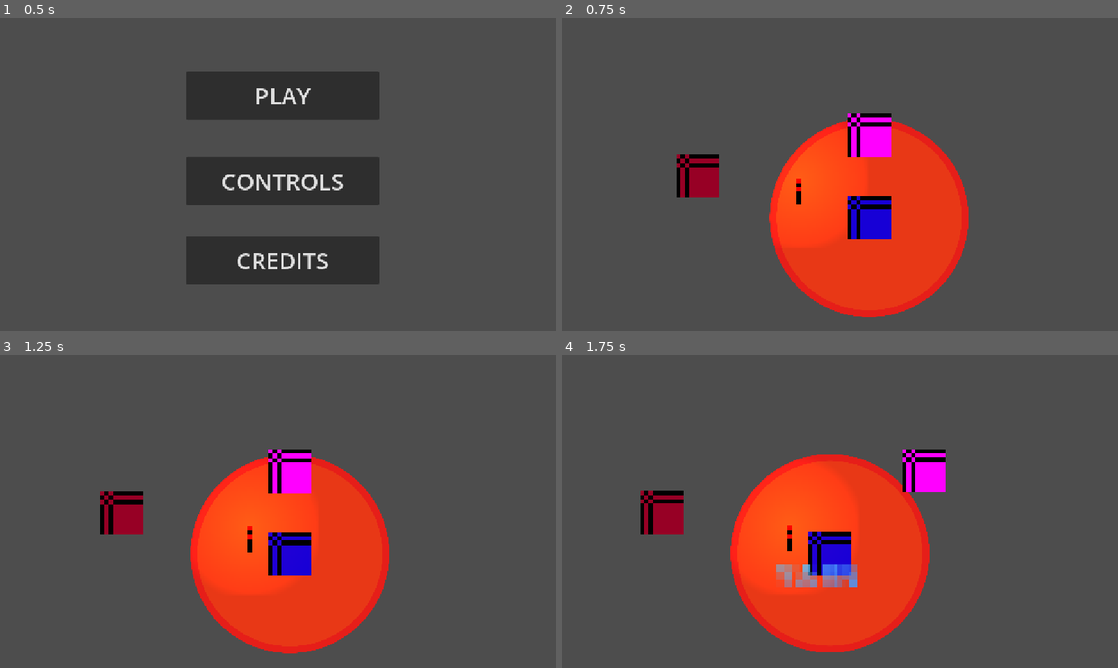
Above: before the commit, frames 1-4 (two rows, left to right).
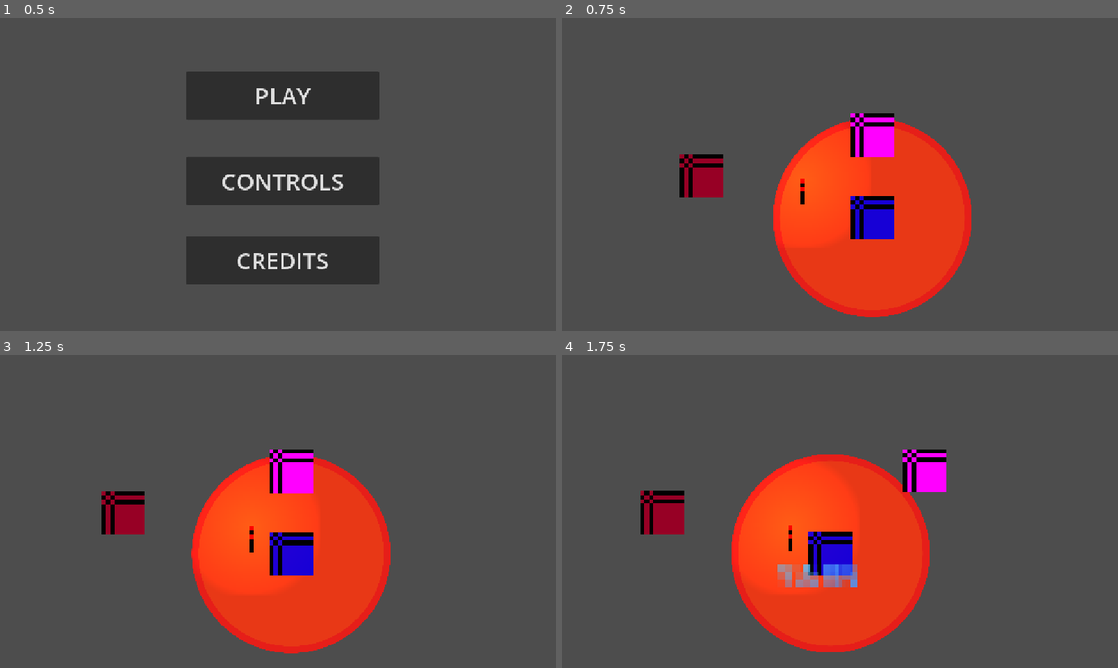
Above: after the commit, the same moments.

Repository: anqilique/GDGJam2-2025
Game: Godot game, scene res://Scenes/start_menu.tscn
Two runs of this game, one before a commit and one after it. Both use one fixed random seed, a clock stepped at 60 frames per second and the inputs below.
Inputs (mouse positions are in pixels of both pictures, inside the frame that each line leads up to):
- Up to frame 1 (0.5 s): no input
- Up to frame 2 (0.75 s): click "PLAY" at 0.5 s
- Up to frame 3 (1.25 s): no input
- Up to frame 4 (1.75 s): move the mouse to (962, 495) at 1.27 s; hold D (fire_cat_move_right) from 1.28 s (still down); click (962, 495) at 1.35 s

Frame 1 is identical in both runs. In frame 2, 2.8% of the frame differs, in the area x 20-74%, y 30-96%; in frame 3, 1.1%; in frame 4, 0.5%.

Commit message:
added arrows that track players off screen

Diff:
--- /dev/null
+++ b/Scenes/camera_2d.tscn
@@ -0,0 +1,7 @@
+[gd_scene load_steps=2 format=3 uid="uid://bac2xxb4dppcq"]
+
+[ext_resource type="Script" uid="uid://cha0dey3px8f1" path="res://Scripts/CameraController.gd" id="1_omgnx"]
+
+[node name="Camera2D" type="Camera2D"]
+zoom = Vector2(9, 9)
+script = ExtResource("1_omgnx")
--- a/Scenes/fire_cat.tscn
+++ b/Scenes/fire_cat.tscn
@@ -8,6 +8,7 @@
 [ext_resource type="Script" uid="uid://dmayw70bw8ny8" path="res://Scripts/FireCat/States/FCatIdle.gd" id="4_d1awe"]
 [ext_resource type="Script" uid="uid://da353sbg6mp5a" path="res://Scripts/FireCat/States/FCatDeath.gd" id="5_4fkeu"]
 [ext_resource type="Script" uid="uid://b77q21jp2dn0r" path="res://Scripts/FireCat/States/FCatHit.gd" id="6_05lf0"]
+[ext_resource type="Script" uid="uid://72bfxl1rtp3" path="res://Scripts/ChangeFireCatGlobal.gd" id="9_esvvl"]
 
 [sub_resource type="PlaceholderTexture2D" id="PlaceholderTexture2D_8gbba"]
 size = Vector2(10, 10)
@@ -58,3 +59,10 @@
 [node name="FCatHit" type="Node" parent="StateMachine"]
 script = ExtResource("6_05lf0")
 metadata/_custom_type_script = "uid://b77q21jp2dn0r"
+
+[node name="VisibleOnScreenNotifier2D" type="VisibleOnScreenNotifier2D" parent="."]
+rect = Rect2(-5, -5, 10, 10)
+script = ExtResource("9_esvvl")
+
+[connection signal="screen_entered" from="VisibleOnScreenNotifier2D" to="VisibleOnScreenNotifier2D" method="_on_screen_entered"]
+[connection signal="screen_exited" from="VisibleOnScreenNotifier2D" to="VisibleOnScreenNotifier2D" method="_on_screen_exited"]
--- a/Scenes/main.tscn
+++ b/Scenes/main.tscn
@@ -1,10 +1,13 @@
-[gd_scene load_steps=6 format=3 uid="uid://cu7k1o7cvtfnr"]
+[gd_scene load_steps=9 format=3 uid="uid://cdk4cbpxqy2j5"]
 
 [ext_resource type="PackedScene" uid="uid://r7jxd36vluqq" path="res://Scenes/fire_cat.tscn" id="2_bo1nx"]
-[ext_resource type="Script" uid="uid://cha0dey3px8f1" path="res://Scripts/CameraController.gd" id="2_kry3j"]
 [ext_resource type="PackedScene" uid="uid://2t5bc1akjdes" path="res://Scenes/yarn_cat.tscn" id="3_8gbba"]
 [ext_resource type="PackedScene" uid="uid://clawv8kask8pi" path="res://Scenes/shadow.tscn" id="4_jjvhh"]
-[ext_resource type="PackedScene" uid="uid://bm0xq7m4hiuve" path="res://Scenes/torch.tscn" id="5_21xkr"]
+[ext_resource type="PackedScene" uid="uid://bac2xxb4dppcq" path="res://Scenes/camera_2d.tscn" id="5_6bp64"]
+[ext_resource type="PackedScene" uid="uid://bm0xq7m4hiuve" path="res://Scenes/Torch.tscn" id="5_21xkr"]
+[ext_resource type="Script" uid="uid://dw6mcecg27wtv" path="res://Scripts/Arrows/DirectionArrowYarn.gd" id="7_6bp64"]
+[ext_resource type="Texture2D" uid="uid://ebnov8rdkl3i" path="res://Assets/Art/Sprite-0001.png" id="7_344ge"]
+[ext_resource type="Script" uid="uid://dxkwm0vmbd0rt" path="res://Scripts/Arrows/DirectionArrowFire.gd" id="7_ynf5e"]
 
 [node name="Main" type="Node2D"]
 
@@ -19,9 +22,23 @@
 [node name="YarnCat" parent="." instance=ExtResource("3_8gbba")]
 position = Vector2(27, 10)
 
-[node name="Camera2D" type="Camera2D" parent="." node_paths=PackedStringArray("yarn_cat", "fire_cat")]
-position = Vector2(18, 0)
-zoom = Vector2(9, 9)
-script = ExtResource("2_kry3j")
+[node name="Camera2D" parent="." node_paths=PackedStringArray("yarn_cat", "fire_cat") instance=ExtResource("5_6bp64")]
+position = Vector2(17, 0)
 yarn_cat = NodePath("../YarnCat")
 fire_cat = NodePath("../FireCat")
+
+[node name="DirectionArrowFire" type="Sprite2D" parent="Camera2D" node_paths=PackedStringArray("arrow", "fire_cat", "arrow_sprite")]
+modulate = Color(0.99983, 0.294015, 0.231317, 1)
+texture = ExtResource("7_344ge")
+script = ExtResource("7_ynf5e")
+arrow = NodePath(".")
+fire_cat = NodePath("../../FireCat")
+arrow_sprite = NodePath(".")
+
+[node name="DirectionArrowYarn" type="Sprite2D" parent="Camera2D" node_paths=PackedStringArray("arrow", "yarn_cat", "arrow_sprite")]
+modulate = Color(7.79718e-06, 0.82372, 0.758262, 1)
+texture = ExtResource("7_344ge")
+script = ExtResource("7_6bp64")
+arrow = NodePath(".")
+yarn_cat = NodePath("../../YarnCat")
+arrow_sprite = NodePath(".")
--- a/Scenes/yarn_cat.tscn
+++ b/Scenes/yarn_cat.tscn
@@ -10,6 +10,7 @@
 [ext_resource type="Script" uid="uid://d2wxvba0tns6f" path="res://Scripts/YarnCat/States/YCatDeath.gd" id="5_63v1j"]
 [ext_resource type="Script" uid="uid://cr0mp0gn4lrw" path="res://Scripts/YarnCat/States/YCatHit.gd" id="6_jrn06"]
 [ext_resource type="Texture2D" uid="uid://elledndoyhr2" path="res://Assets/Art/circle.png" id="11_ebo8h"]
+[ext_resource type="Script" uid="uid://bejql71cm7lri" path="res://Scripts/ChangeYarnCatGlobal.gd" id="11_lj1v2"]
 
 [sub_resource type="PlaceholderTexture2D" id="PlaceholderTexture2D_8gbba"]
 size = Vector2(10, 10)
@@ -96,4 +97,10 @@
 [node name="CollisionShape2D" type="CollisionShape2D" parent="BurnArea2D"]
 shape = SubResource("CircleShape2D_ebo8h")
 
+[node name="VisibleOnScreenNotifier2D" type="VisibleOnScreenNotifier2D" parent="."]
+rect = Rect2(-5, -5, 10, 10)
+script = ExtResource("11_lj1v2")
+
 [connection signal="timeout" from="CanDropTimer" to="." method="_on_can_drop_timer_timeout"]
+[connection signal="screen_entered" from="VisibleOnScreenNotifier2D" to="VisibleOnScreenNotifier2D" method="_on_screen_entered"]
+[connection signal="screen_exited" from="VisibleOnScreenNotifier2D" to="VisibleOnScreenNotifier2D" method="_on_screen_exited"]
--- /dev/null
+++ b/Scripts/Arrows/DirectionArrowFire.gd
@@ -0,0 +1,13 @@
+extends Node
+
+@export var arrow : Node2D
+@export var fire_cat : Node2D
+@export var arrow_sprite : Sprite2D
+
+func _process(_delta):
+	if Globals.is_fire_cat_visible:
+		arrow_sprite.hide()
+	else:
+		arrow_sprite.show()
+
+	arrow.look_at(fire_cat.transform.origin)
--- /dev/null
+++ b/Scripts/Arrows/DirectionArrowYarn.gd
@@ -0,0 +1,13 @@
+extends Node
+
+@export var arrow : Node2D
+@export var yarn_cat : Node2D
+@export var arrow_sprite : Sprite2D
+
+func _process(_delta):
+	if Globals.is_yarn_cat_visible:
+		arrow_sprite.hide()
+	else:
+		arrow_sprite.show()
+
+	arrow.look_at(yarn_cat.transform.origin)
--- /dev/null
+++ b/Scripts/ChangeFireCatGlobal.gd
@@ -0,0 +1,8 @@
+extends Node
+
+func _on_screen_entered():
+	Globals.is_fire_cat_visible = true
+
+
+func _on_screen_exited():
+	Globals.is_fire_cat_visible = false
--- /dev/null
+++ b/Scripts/ChangeYarnCatGlobal.gd
@@ -0,0 +1,8 @@
+extends Node
+
+func _on_screen_entered():
+	Globals.is_yarn_cat_visible = true
+
+
+func _on_screen_exited():
+	Globals.is_yarn_cat_visible = false
--- a/Scripts/Components/Globals.gd
+++ b/Scripts/Components/Globals.gd
@@ -3,3 +3,6 @@
 extends Node
 
 var torch_holder = "YarnCat"  # For determining who is holding the torch.
+
+var is_yarn_cat_visible = true
+var is_fire_cat_visible = true
Binary file added: Assets/Art/Sprite-0001.png
Not shown, added: Assets/Art/Sprite-0001.png.import
Binary file added: Assets/Art/blue_arrow.png
Not shown, added: Assets/Art/blue_arrow.png.import
Not shown: 1 places in Scenes/fire_cat.tscn that only renumber resources
Not shown: 1 places in Scenes/yarn_cat.tscn that only renumber resources
Not shown, added: Scripts/Arrows/DirectionArrowFire.gd.uid
Not shown, added: Scripts/Arrows/DirectionArrowYarn.gd.uid
Not shown, added: Scripts/ChangeFireCatGlobal.gd.uid
Not shown, added: Scripts/ChangeYarnCatGlobal.gd.uid
